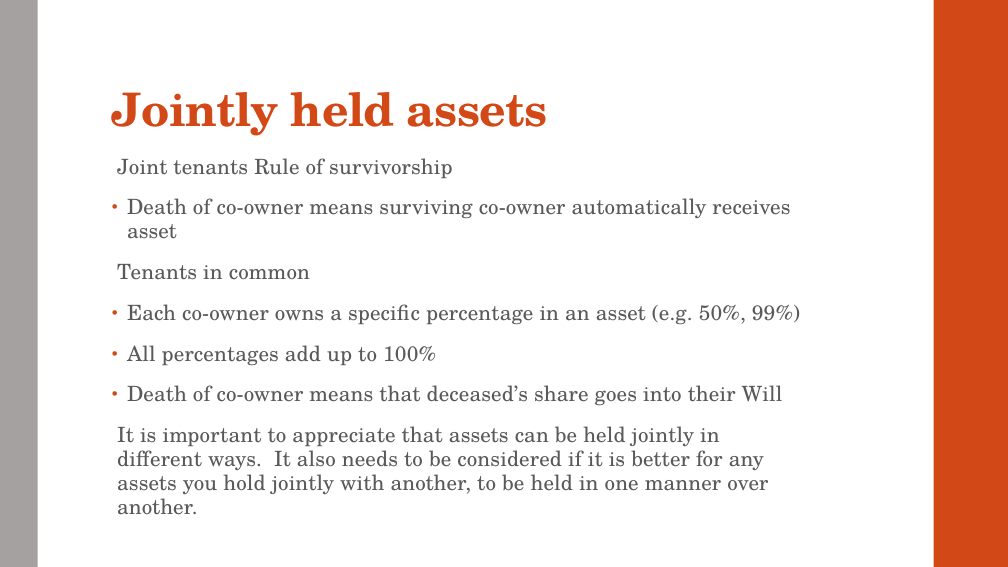
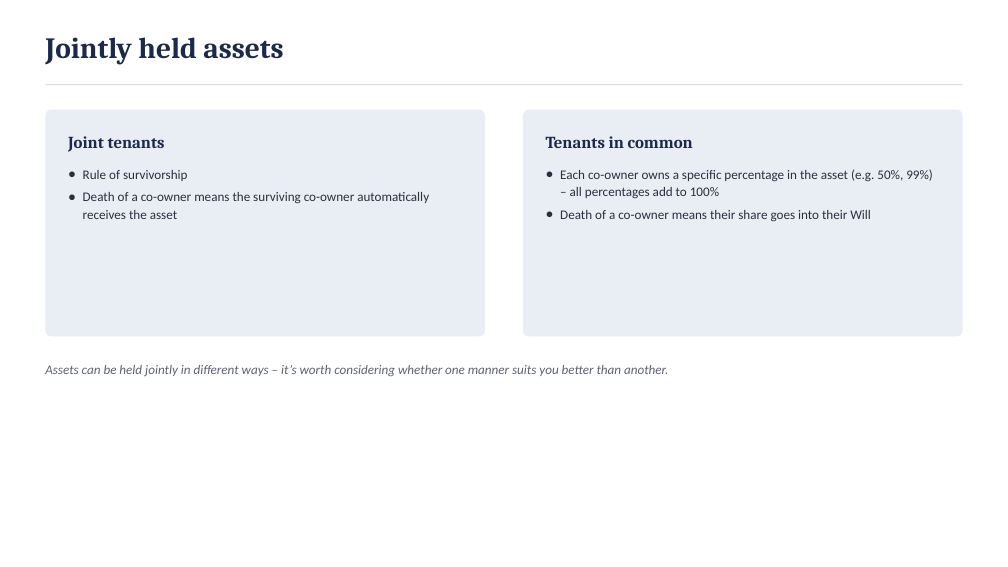
Before and after one commit to dariuschats/dariuschats.github.io, a slide deck: slide 14 of downloadables/other/Estate planning/Estate Planning Meeting Slides.pptx (slide 23 before the commit). Drawn at 1008x567 pixels with LibreOffice and Linux fonts; fonts in the diff are those of the drawing. Boxes give left, top, right and bottom in pixels: in the first picture for what was removed or moved away, otherwise in the second. Text is boxed around its words. In the diff, an @@ line names an element or a change of style, - is before the commit and + after.

```diff
--- a/downloadables/other/Estate planning/Estate Planning Meeting Slides.pptx
+++ b/downloadables/other/Estate planning/Estate Planning Meeting Slides.pptx
@@ rectangle removed at <box>0,0,38,567</box> @@
@@ text "Jointly held assets": place and size @@
-text "Jointly held assets" at <box>112,92,547,136</box>
+text "Jointly held assets" at <box>45,37,283,65</box>
@@ text "Jointly held assets" at <box>45,37,283,65</box>: size 44 to 28 pt, font TeX Gyre Schola to Cambria, text colour #D34817 to #1B2A4A, letter spacing -0.5 to 0 pt; line spacing 0.9 to 1; vertical alignment bottom to top @@
@@ rectangle removed at <box>934,0,1008,567</box> @@
@@ line added from (45, 85) to (963, 85), #D7DEEA 1 pt @@
@@ rounded rectangle added at <box>45,110,485,337</box>, fill #E9EDF4 @@
@@ rounded rectangle added at <box>523,110,963,337</box>, fill #E9EDF4 @@
@@ text added at <box>68,136,165,152</box>, 16 pt, text #1B2A4A, bold @@
+Joint tenants
@@ text added at <box>546,136,693,148</box>, 16 pt, text #1B2A4A, bold @@
+Tenants in common
@@ text added at <box>83,170,429,219</box>, 12.5 pt, text #26313F @@
+● Rule of survivorship
+● Death of a co-owner means the surviving co-owner automatically receives the asset
@@ text removed at <box>117,158,800,515</box> @@
-Joint tenants Rule of survivorship
-• Death of co-owner means surviving co-owner automatically receives asset
-Tenants in common
-• Each co-owner owns a specific percentage in an asset (e.g. 50%, 99%)
-• All percentages add up to 100%
-• Death of co-owner means that deceased’s share goes into their Will
-It is important to appreciate that assets can be held jointly in different ways. It also needs to be considered if it is better for any assets you hold jointly with another, to be held in one manner over another.
@@ text added at <box>560,169,933,222</box>, 12.5 pt, text #26313F @@
+● Each co-owner owns a specific percentage in the asset (e.g. 50%, 99%) – all percentages add to 100%
+● Death of a co-owner means their share goes into their Will
@@ text added at <box>45,365,668,376</box>, 12.5 pt, text #5B6472, italic @@
+Assets can be held jointly in different ways – it’s worth considering whether one manner suits you better than another.
```
Also in this commit, not shown: 29 other slides changed, 5 slides added, 27 slides removed, 1 other file.
